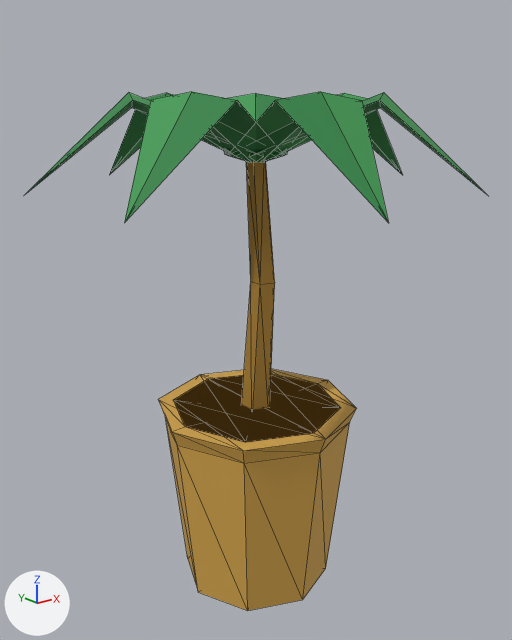
Renders of the glTF model foxspy/models/kit-newyork-decor-2.glb from each side of a commit.
One viewpoint serves both versions: a 50 mm camera at (-1.309, -1.036, 1.535) aimed at (0.017, 0.622, 0.872). Arrows for +X, +Y and +Z are at lower left; the lights stay in place. The first picture is the older version. Mesh edges are drawn as thin lines. Vertices at exactly the same position are counted once.

Names of what the first picture shows: 'kit-newyork-decor-2'.
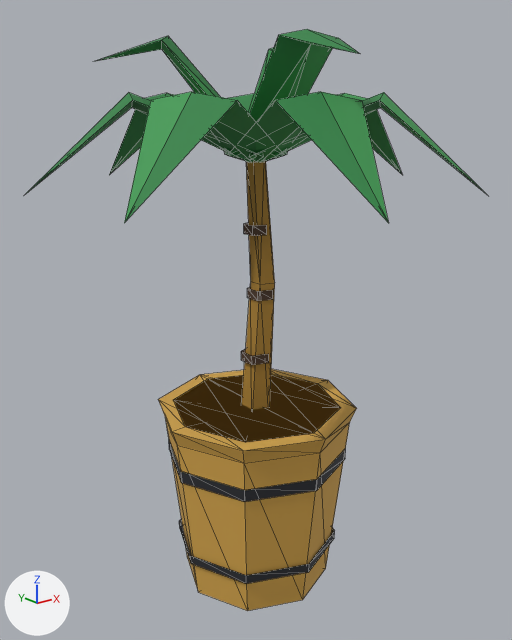
What differs and where, as boxes (x1, y1, x2, y2) in the pictures (512 x 640 px):
'kit-newyork-decor-2', reshaped (12% taller): before (26, 92, 485, 611); after (26, 29, 485, 611)
part 1 of me_kit_newyork_decor_2, added: after (169, 441, 346, 502)
part 2 of me_kit_newyork_decor_2, added: after (179, 519, 335, 584)
part 3 of me_kit_newyork_decor_2, added: after (94, 29, 360, 365)
part 4 of me_kit_newyork_decor_2, edited (looks the same): (129, 93, 376, 163) in both

The change, as a list of edits to the scene's bpy script:
```text
Change me_kit_newyork_decor_2:
    used by ob_kit_newyork_decor_2; location = (0.0, 0.0, 0.0)
    remove me_kit_newyork_decor_2.from_pydata(...)  # 122 vertices, 204 faces; spans x -0.59..0.65, y -0.03..1.23, z 0.0..1.55
    add me_kit_newyork_decor_2.from_pydata(...)  # 211 vertices, 308 faces; spans x -0.59..0.65, y -0.03..1.23, z 0.0..1.7
    me_kit_newyork_decor_2 part 1: a new loose piece of 16 vertices spanning x -0.29..0.29, y 0.31..0.89, z 0.42..0.46, in mat_main
    me_kit_newyork_decor_2 part 2: a new loose piece of 16 vertices spanning x -0.26..0.26, y 0.34..0.87, z 0.12..0.15, in mat_main
    me_kit_newyork_decor_2 part 3
    57 vertices are added at x -0.36..0.41, y 0.15..0.87, z 0.75..1.7
    72 new faces join them
    me_kit_newyork_decor_2 part 4: 21 kept faces spanning x -0.37..0.35, y 0.23..0.97, z 1.35..1.55 get new vertex colours; the middle colour goes from green #2f8445 to green #3f9a52
```
